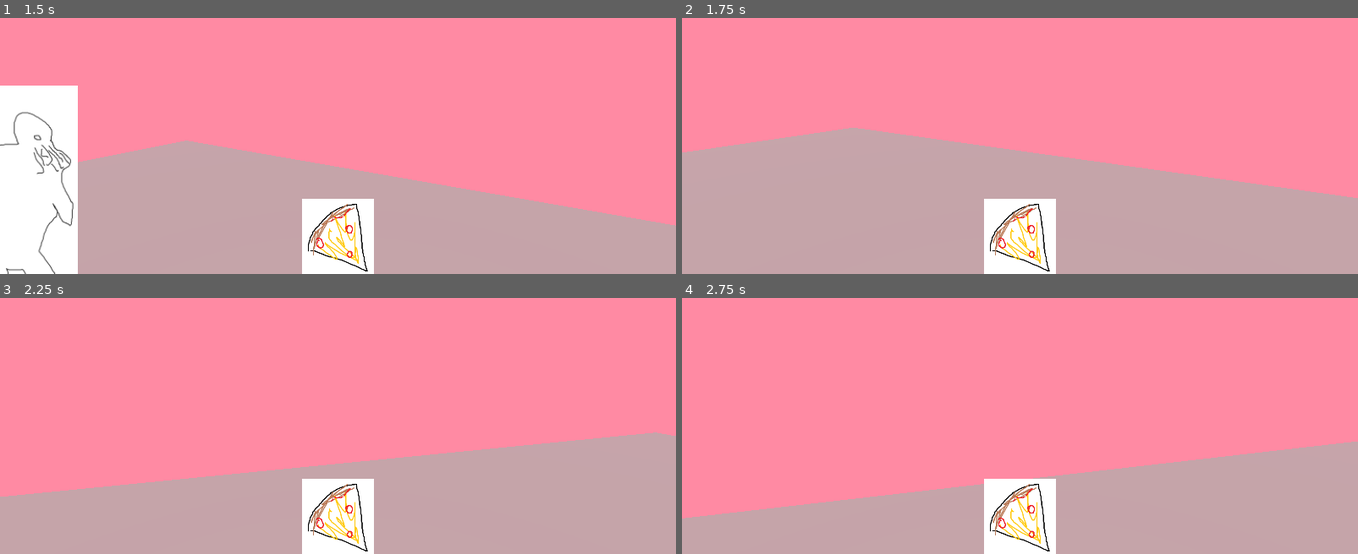
Above: before the commit, frames 1-4 (two rows, left to right).
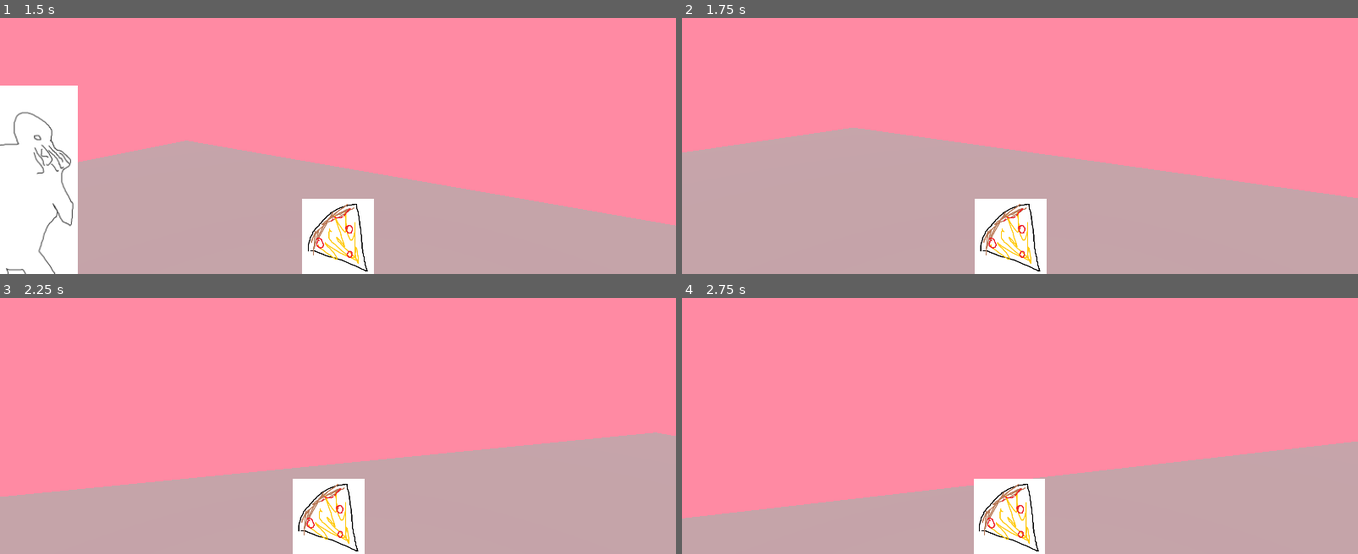
Above: after the commit, the same moments.

Repository: squarepear/snatch-n-sniff
Game: Godot game, scene res://convention/convention.tscn
Same seed, same stepped clock (60 frames per second), same inputs: the game is played once before the commit and once after it. The engine's default icon, where the game draws it, is replaced by a stand-in: a white triangle on a blue panel in a dark square.
Inputs (mouse positions are in pixels of both pictures, inside the frame that each line leads up to):
- Up to frame 1 (1.5 s): move the mouse to (371, 82) at 0.52 s; hold Right mouse button (sniff) 0.53-1.28 s; hold W (move_forward) from 0.53 s (still down); tap Space (jump) at 0.77 s; move the mouse to (304, 87) at 1.27 s; click (304, 87) at 1.35 s
- Up to frame 2 (1.75 s): keep holding W (move_forward); tap Space (jump) at 1.52 s; right-click (986, 87) at 1.55 s
- Up to frame 3 (2.25 s): keep holding W (move_forward); move the mouse to (351, 356) at 2.02 s; hold Right mouse button (sniff) from 2.03 s (still down)
- Up to frame 4 (2.75 s): keep holding W (move_forward); keep holding Right mouse button (sniff)

Frame 1 is identical in both runs. In frame 2, 1.8% of the frame differs, in the area x 43-56%, y 70-100%; in frame 3, 1.8%; in frame 4, 2.0%.

Commit message:
Add sniff shake

Diff:
--- a/project/player/hands.gd
+++ b/project/player/hands.gd
@@ -12,11 +12,19 @@
 var has_sniffed := false
 
 @onready var hand_texture := texture
+@onready var start_position := position.x
 @onready var sniff_timer := %SniffTimer
 
 
 func _ready() -> void:
 	sniff_timer.timeout.connect(sniff_complete)
+
+
+func _process(delta):
+	if has_sniffed:
+		_shake(8.0, delta)
+	elif is_sniffing:
+		_shake(1.0, delta)
 
 
 func snatch(snatchable: Snatchable) -> void:
@@ -52,6 +60,7 @@
 
 	is_sniffing = false
 	stopped_sniffing.emit()
+	_reset_position()
 
 	if not has_sniffed:
 		sniff_timer.stop()
@@ -59,6 +68,7 @@
 
 	sniff(held_item)
 	completed_sniffing.emit()
+	has_sniffed = false
 
 
 func sniff(sniffdex_entry: SniffdexEntry) -> void:
@@ -69,6 +79,14 @@
 	held_item = null
 
 
+func _shake(amount: float, delta: float) -> void:
+	position.x += (randf() * 2.0 - 1.0) * amount * delta * 60.0
+
+
+func _reset_position() -> void:
+	position.x = start_position
+
+
 func _input(event: InputEvent):
 	if event.is_action_pressed("sniff"):
 		start_sniffing()
